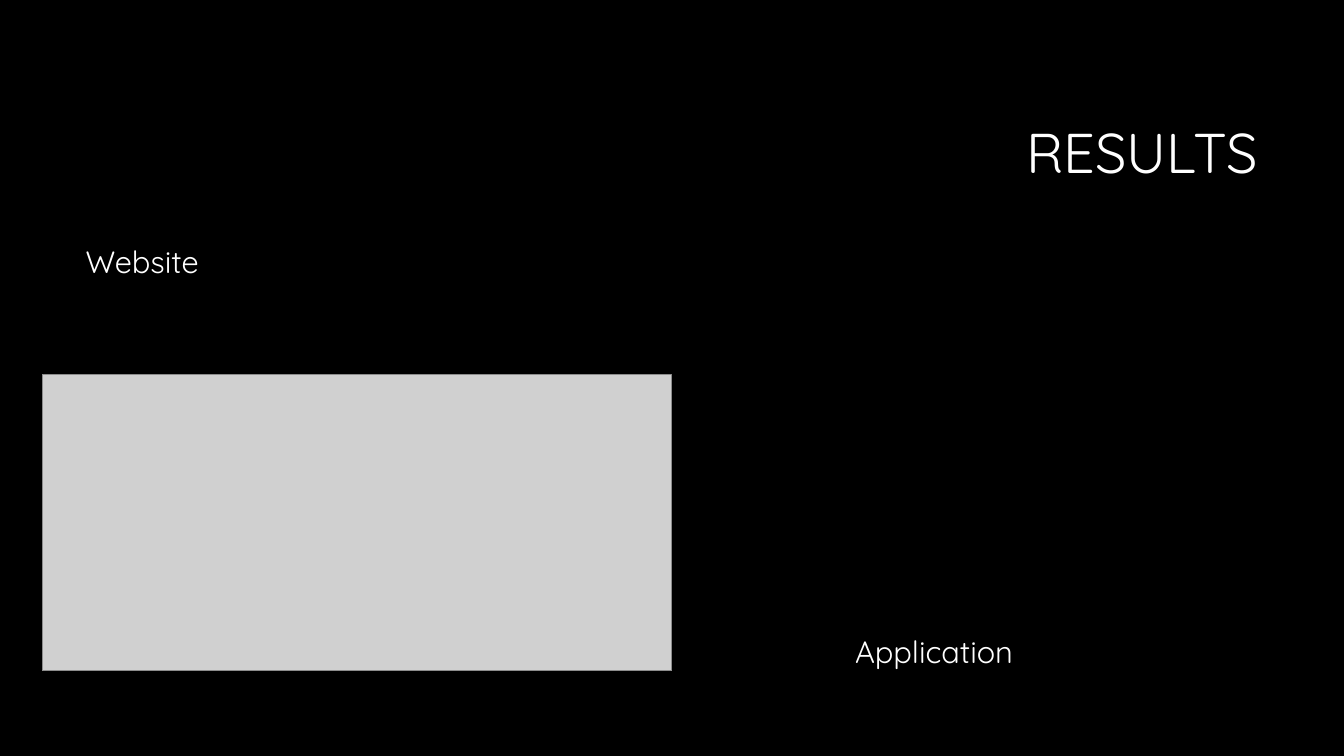
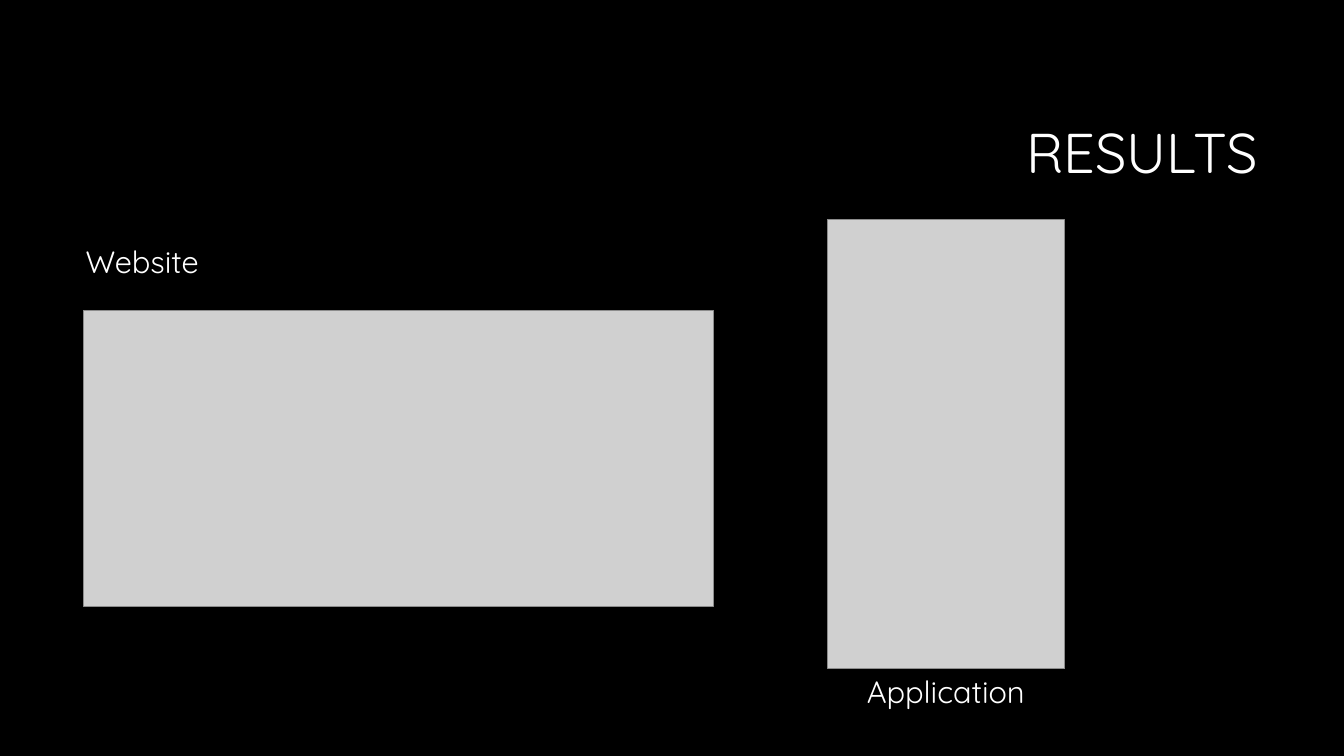
Before and after one commit to rakesthedon/myfancyroom, a slide deck: slide 5 of presentation/Personalize Your Flat (mac).pptx. Drawn at 1344x756 pixels with LibreOffice and Linux fonts; fonts in the diff are those of the drawing; grey boxes stand for pictures; background and template pictures are left out. Boxes give left, top, right and bottom in pixels: in the first picture for what was removed or moved away, otherwise in the second. Text is boxed around its words. In the diff, an @@ line names an element or a change of style, - is before the commit and + after.

Commit message:
Add screenshot to PowerPoint.

```diff
--- a/presentation/Personalize Your Flat (mac).pptx
+++ b/presentation/Personalize Your Flat (mac).pptx
@@ picture added at box(828, 220, 1065, 668) @@
@@ text "Website" rewrapped from box(86, 250, 1013, 669) to box(86, 250, 1025, 709) @@
@@ picture: place and size @@
-picture at box(42, 375, 673, 671)
+picture at box(84, 311, 714, 607)
```
Also in this commit, not shown: 1 other slide changed.
